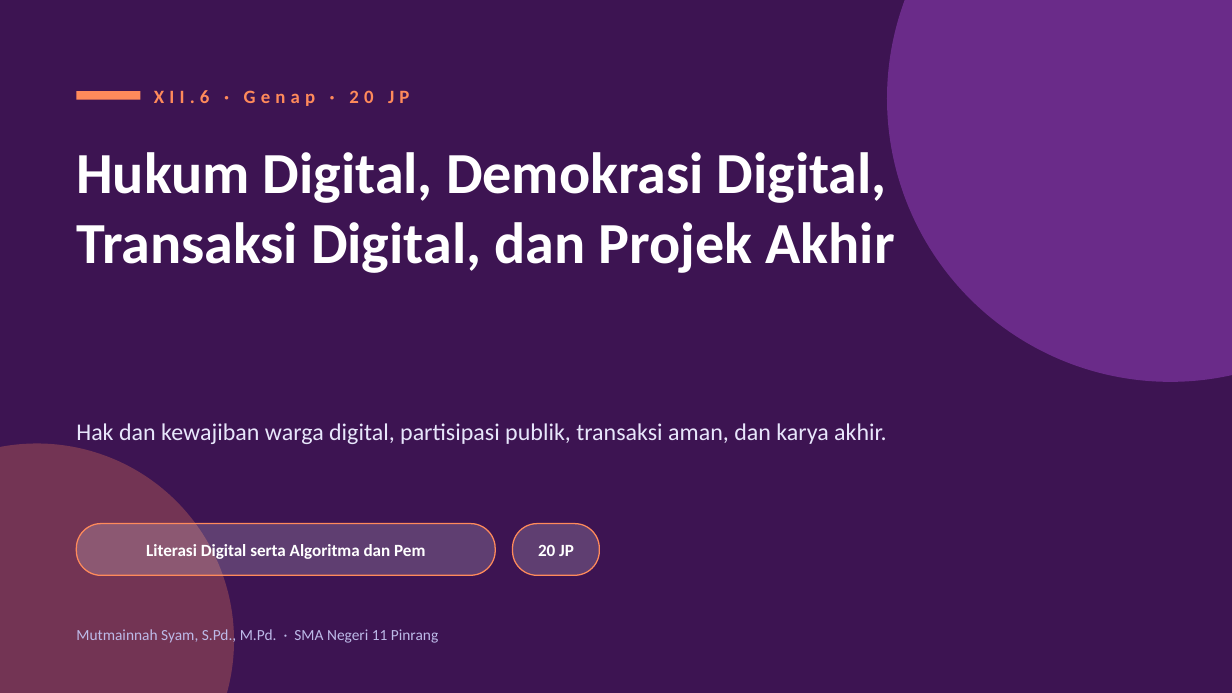
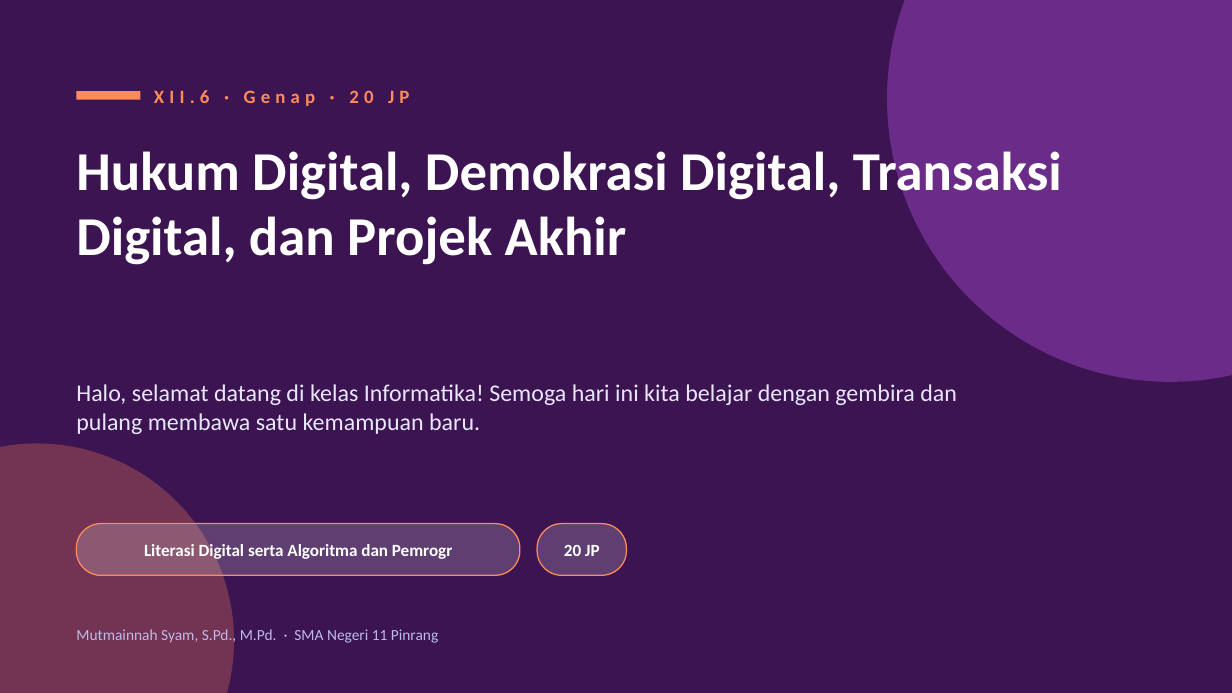
Before and after one commit to idayahinna-afk/tik, a slide deck: slide 86 of Slide Informatika Kelas XII - SMAN 11 Pinrang.pptx (slide 46 before the commit). Drawn at 1232x693 pixels with LibreOffice and Linux fonts; fonts in the diff are those of the drawing. Boxes give left, top, right and bottom in pixels: in the first picture for what was removed or moved away, otherwise in the second. Text is boxed around its words. In the diff, an @@ line names an element or a change of style, - is before the commit and + after.

```diff
--- a/Slide Informatika Kelas XII - SMAN 11 Pinrang.pptx
+++ b/Slide Informatika Kelas XII - SMAN 11 Pinrang.pptx
@@ text "Hukum Digital, Demokrasi Digital, Transaksi ..." at box(76, 144, 1062, 265): size 34 to 32 pt @@
@@ text at box(76, 384, 957, 434): text changed @@
-Hak dan kewajiban warga digital, partisipasi publik, transaksi aman, dan karya akhir.
+Halo, selamat datang di kelas Informatika! Semoga hari ini kita belajar dengan gembira dan pulang membawa satu kemampuan baru.
@@ rounded rectangle: place and size @@
-rounded rectangle at box(76, 524, 495, 575)
+rounded rectangle at box(76, 524, 520, 575)
@@ text "20 JP": place and size @@
-text "20 JP" at box(538, 545, 574, 556)
+text "20 JP" at box(564, 545, 600, 556)
@@ rounded rectangle: place and size @@
-rounded rectangle at box(513, 524, 599, 575)
+rounded rectangle at box(537, 524, 626, 575)
@@ text at box(144, 542, 452, 561): text changed @@
-Literasi Digital serta Algoritma dan Pem
+Literasi Digital serta Algoritma dan Pemrogr
```
Also in this commit, not shown: 48 other slides changed, 54 slides added, 6 slides removed, 3 other files.
